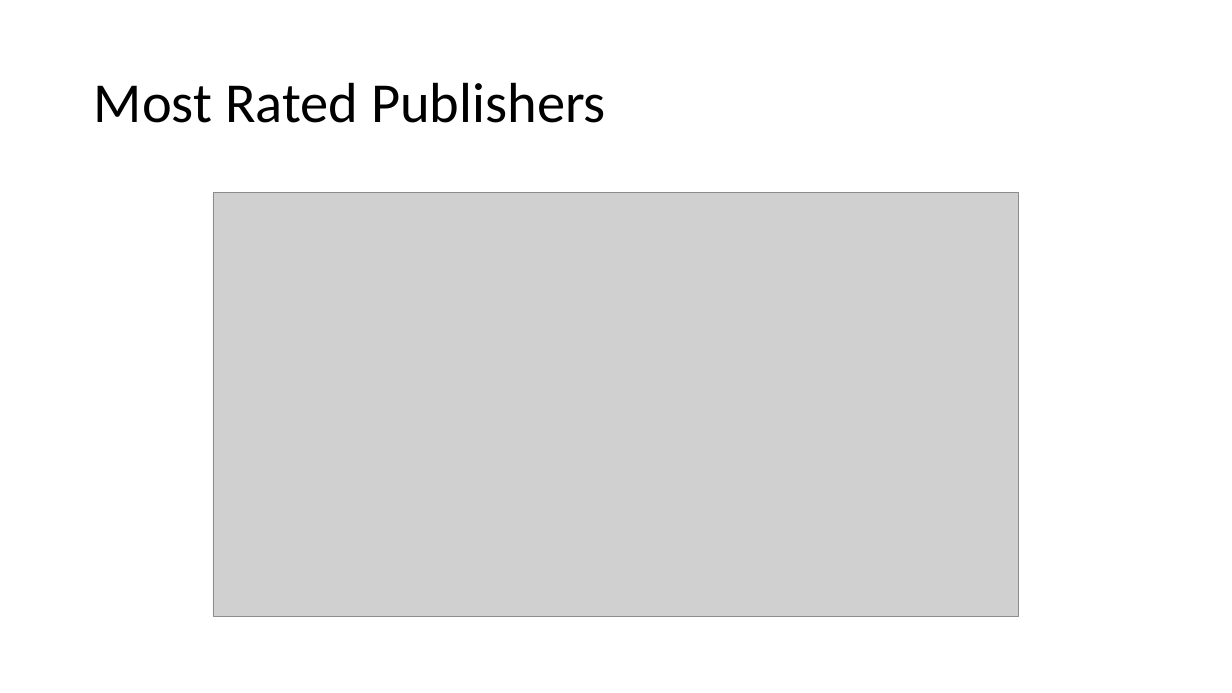
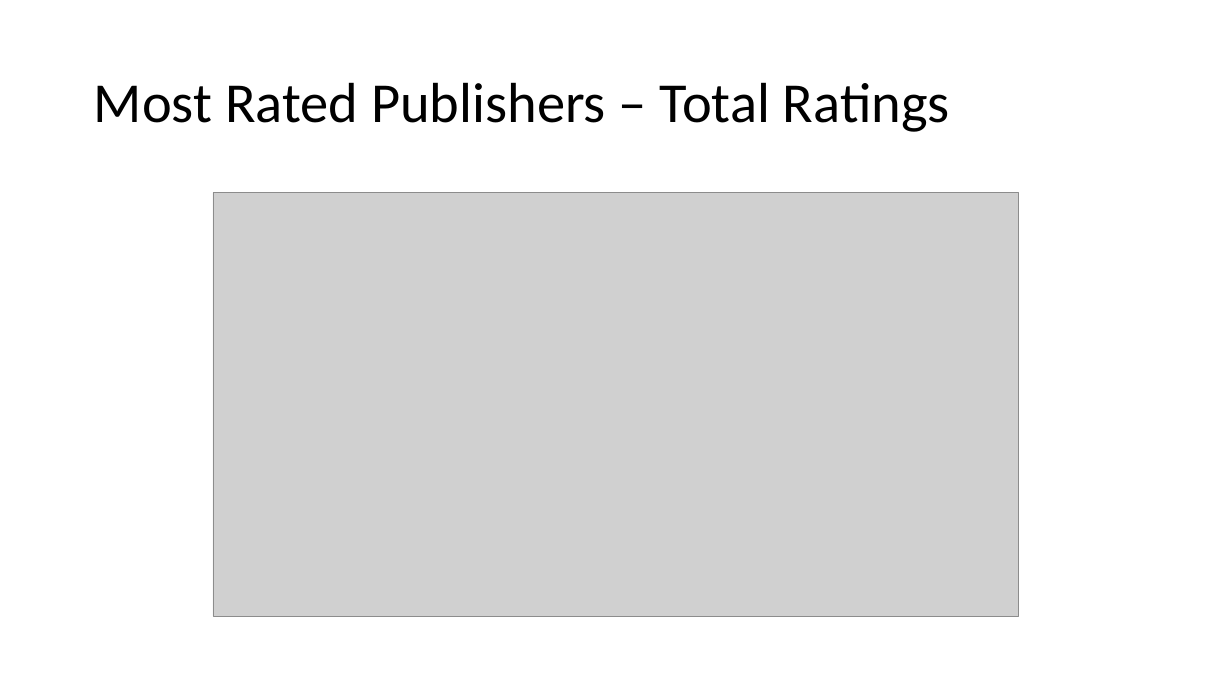
Before and after one commit to cda913/presentation, a slide deck: slide 6 of Aitkin_Craft_A_Story.pptx (slide 5 before the commit). Drawn at 1232x693 pixels with LibreOffice and Linux fonts; fonts in the diff are those of the drawing; grey boxes stand for pictures. Boxes give left, top, right and bottom in pixels: in the first picture for what was removed or moved away, otherwise in the second. Text is boxed around its words. In the diff, an @@ line names an element or a change of style, - is before the commit and + after.

Commit message:
Add files via upload
Updated presentation

```diff
--- a/Aitkin_Craft_A_Story.pptx
+++ b/Aitkin_Craft_A_Story.pptx
@@ title at [94,82,950,132]: text changed @@
-Most Rated Publishers
+Most Rated Publishers – Total Ratings
```
Also in this commit, not shown: 1 other slide changed, 1 slide added.
